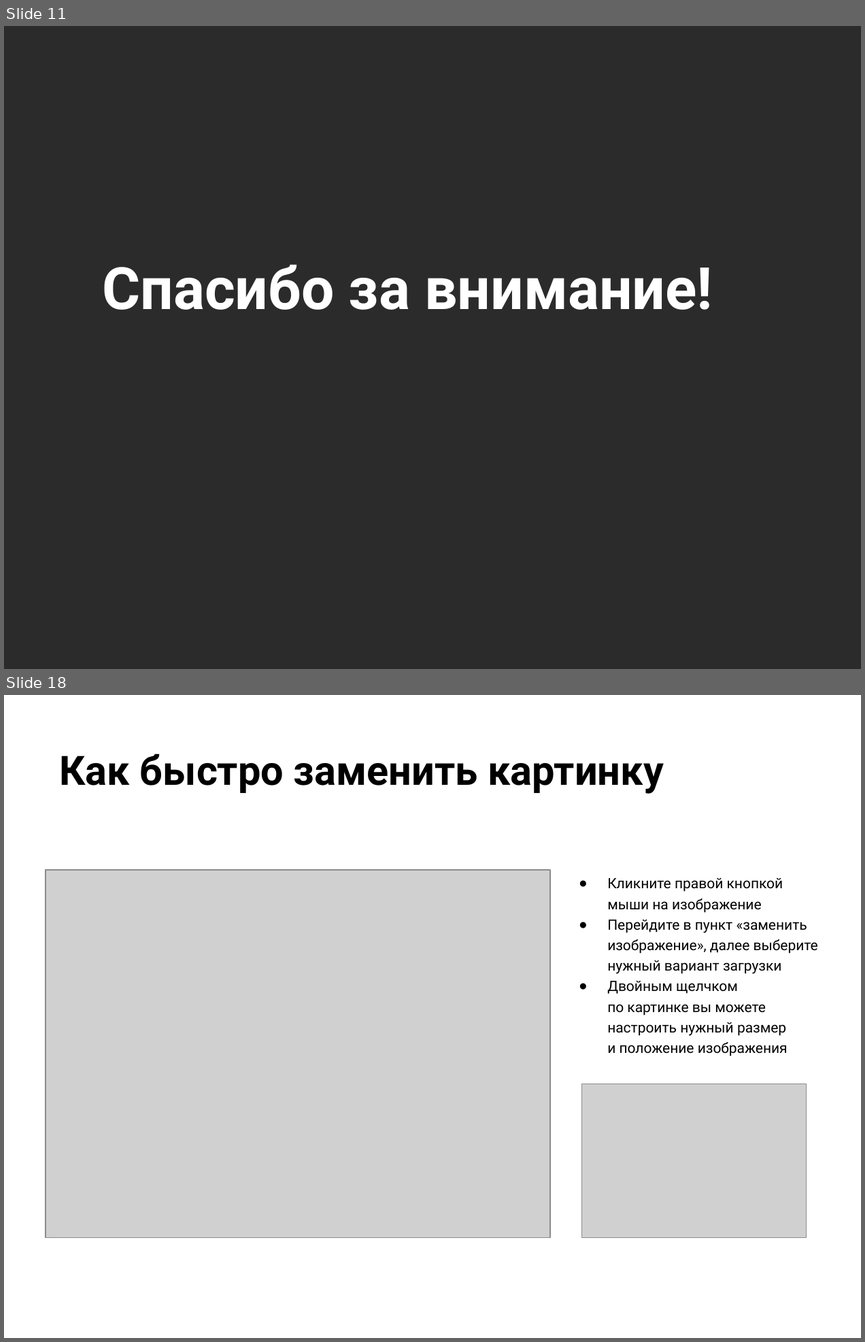
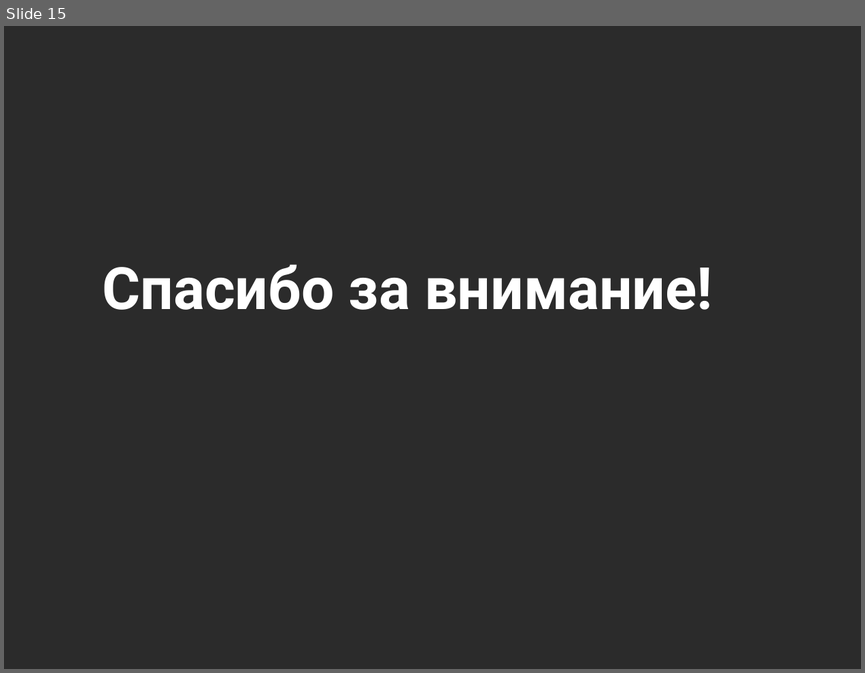
Before and after one commit to petryak-off/otus_dz, a slide deck: Проектная работа.pptx. Shown one above the other, each under a label of ours: slides 11 and 18 before the commit, slide 15 after it; the slides between them are not shown. The pictures are 865x1342 and 865x673 pixels, drawn with LibreOffice and Linux fonts; fonts in the diff are those of the drawing; grey boxes stand for pictures; background and template pictures are left out; a plain dark background stands for a picture behind light text. Boxes give left, top, right and bottom in pixels: in the first picture for what was removed or moved away, otherwise in the second. Text is boxed around its words. In the diff, an @@ line names an element or a change of style, - is before the commit and + after.

```diff
--- a/Проектная работа.pptx
+++ b/Проектная работа.pptx
@@ slide 18 removed at (4, 695, 861, 1338), background picture (left out) @@
@@ title removed at (60, 753, 664, 794) @@
-Как быстро заменить картинку
@@ picture removed at (45, 870, 550, 1238) @@
@@ subtitle removed at (607, 878, 818, 1056) @@
-● Кликните правой кнопкой
-мыши на изображение
-● Перейдите в пункт «заменить изображение», далее выберите нужный вариант загрузки
-● Двойным щелчком
-по картинке вы можете
-настроить нужный размер
-и положение изображения
@@ picture removed at (581, 1084, 806, 1238) @@
@@ what was slide 11 is now slide 15 @@
```
Also in this commit, not shown: 2 slides changed, 5 slides added, 8 other slides removed, 6 other files.
